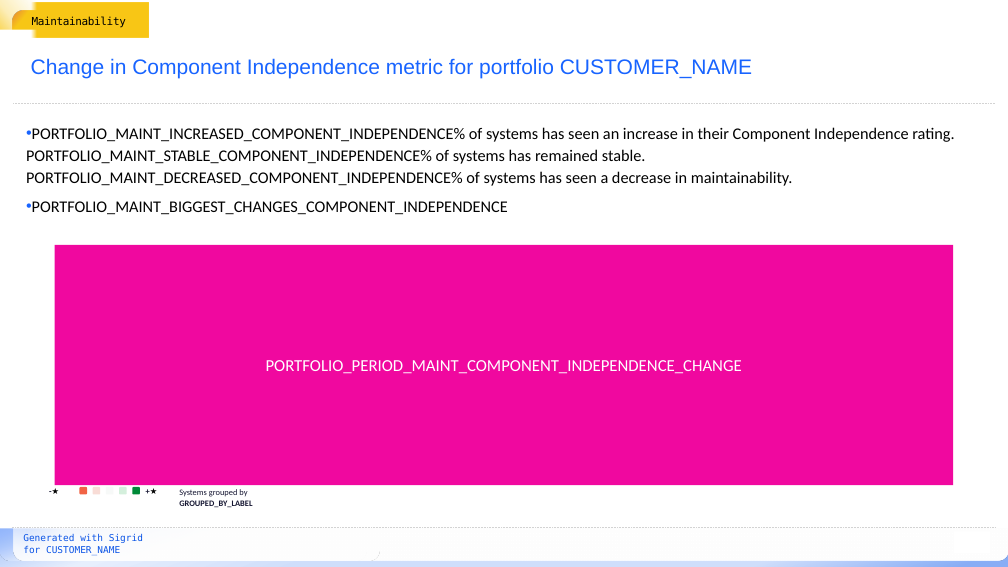
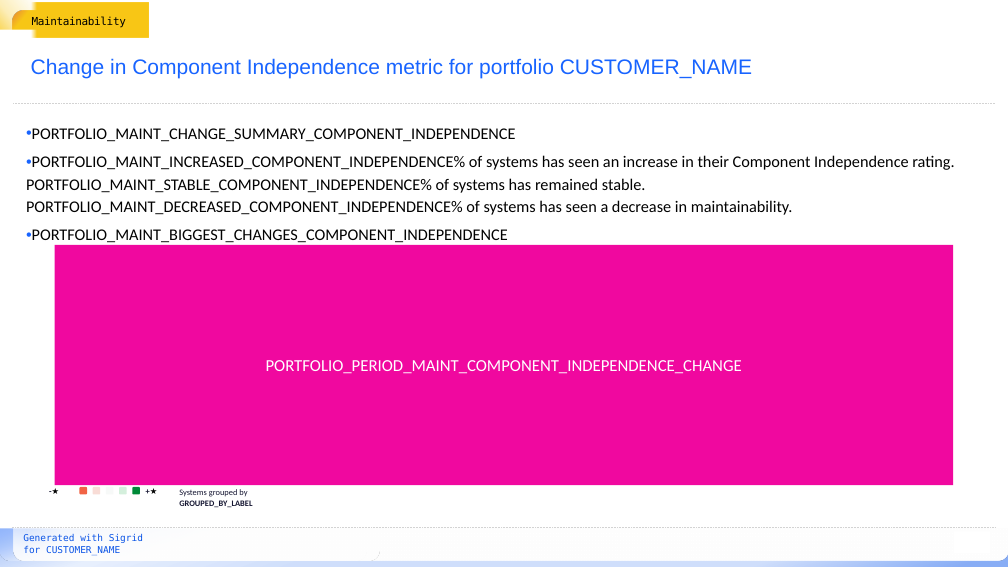
Before and after one commit to Software-Improvement-Group/sigrid-report-generator, a slide deck: slide 14 of src/report_generator/presets/templates/portfolio-metrics.pptx. Drawn at 1008x567 pixels with LibreOffice and Linux fonts; fonts in the diff are those of the drawing; background and template pictures are left out. Boxes give left, top, right and bottom in pixels: in the first picture for what was removed or moved away, otherwise in the second. Text is boxed around its words. In the diff, an @@ line names an element or a change of style, - is before the commit and + after.

```diff
--- a/src/report_generator/presets/templates/portfolio-metrics.pptx
+++ b/src/report_generator/presets/templates/portfolio-metrics.pptx
@@ text at [32,128,516,142]: paragraph added @@
+• PORTFOLIO_MAINT_CHANGE_SUMMARY_COMPONENT_INDEPENDENCE
```
Also in this commit, not shown: 6 other slides changed, 9 other files.
